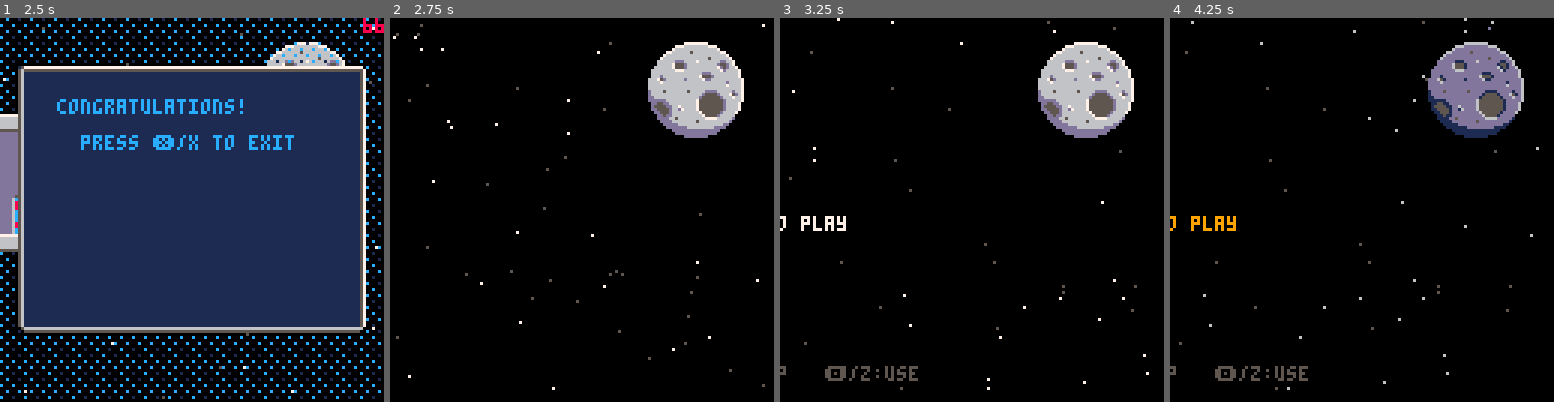
Above: before the commit, frames 1-4 (left to right).
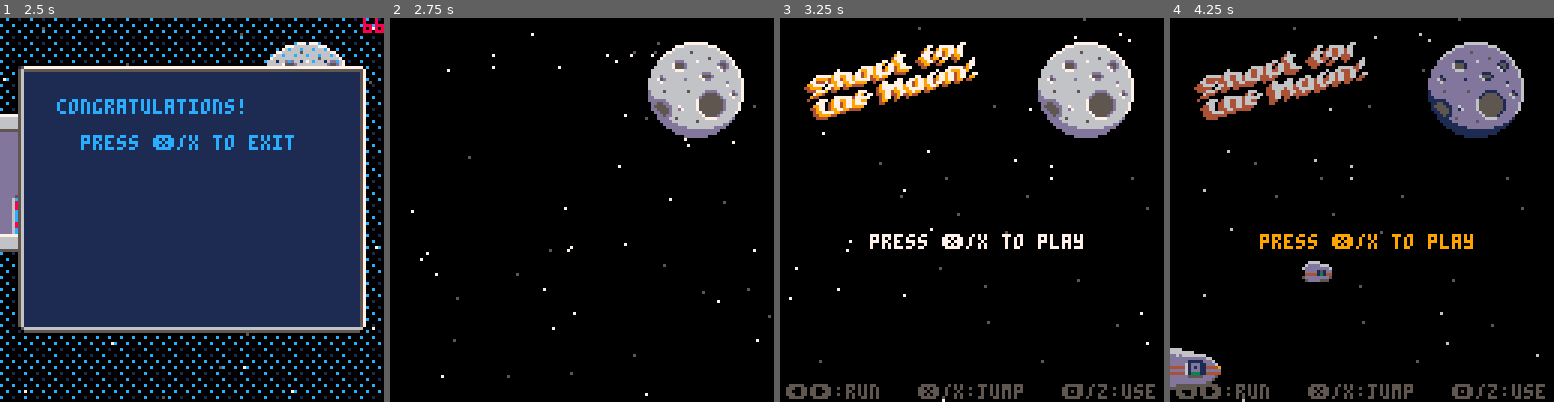
Above: after the commit, the same moments.

Repository: jgradim/gameoff-2020
Game: PICO-8 cartridge moonshot.p8
The game is run twice, just before and just after one commit, with the same random seed, the same clock (stepped at 60 frames per second) and the same inputs.
Inputs:
- Up to frame 1 (2.5 s): tap X (X key) at 0.33, 1.07, 1.85 s; tap O (Z key) at 0.7, 1.7, 2.1 s; hold Right 1.6-2.1 s; hold Up 2.15-2.42 s; hold Right from 2.47 s (still down)
- Up to frame 2 (2.75 s): keep holding Right; tap O (Z key) at 2.5 s
- Up to frame 3 (3.25 s): tap O (Z key) at 2.9 s; tap X (X key) at 2.97 s; release Right at 3.03 s; hold Left from 3.08 s (still down)
- Up to frame 4 (4.25 s): tap O (Z key) at 3.3, 3.7, 4.1 s; release Left at 3.58 s; hold Down 3.63-3.97 s; hold Right from 4.02 s (still down); tap X (X key) at 4.08 s

Frame 1 is identical in both runs. In frame 2, 0.6% of the frame differs, in the area x 0-100%, y 1-99%; in frame 3, 6.9%; in frame 4, 8.3%, in the area x 0-98%, y 0-100%.

Commit message:
Reset camera after init, since the previous scene's update can still run

Diff:
--- a/moonshot.p8
+++ b/moonshot.p8
@@ -966,9 +966,6 @@
   --reset draw state
   pal()
 
-  --reset camera
-  cam:move()
-
   --gather saved players
   saved_players={}
   local i=1
@@ -1008,6 +1005,9 @@
     p.dx+=rnd(0.3)
    end
   end
+
+  --reset camera
+  cam:move()
  end,
 
  draw=function()
